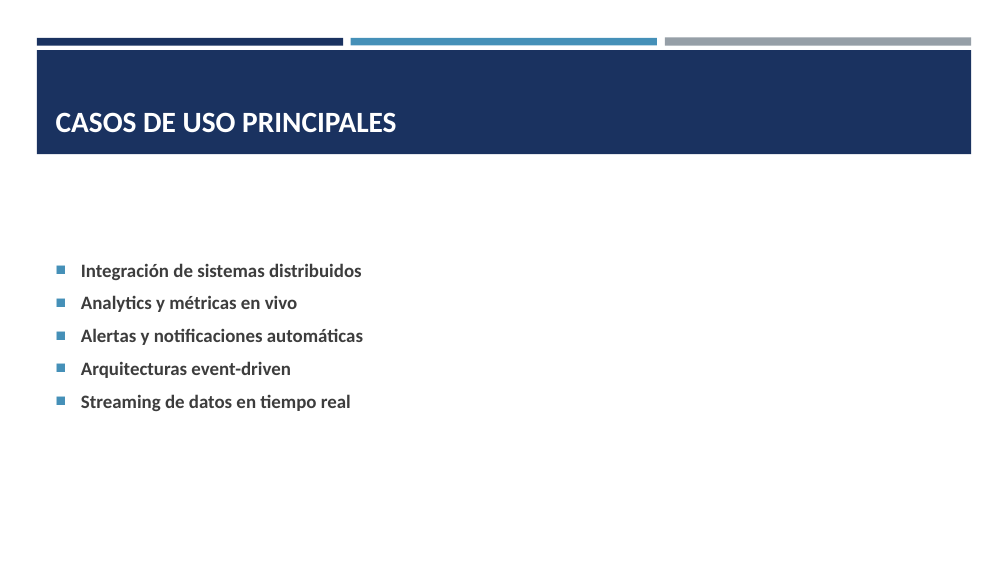
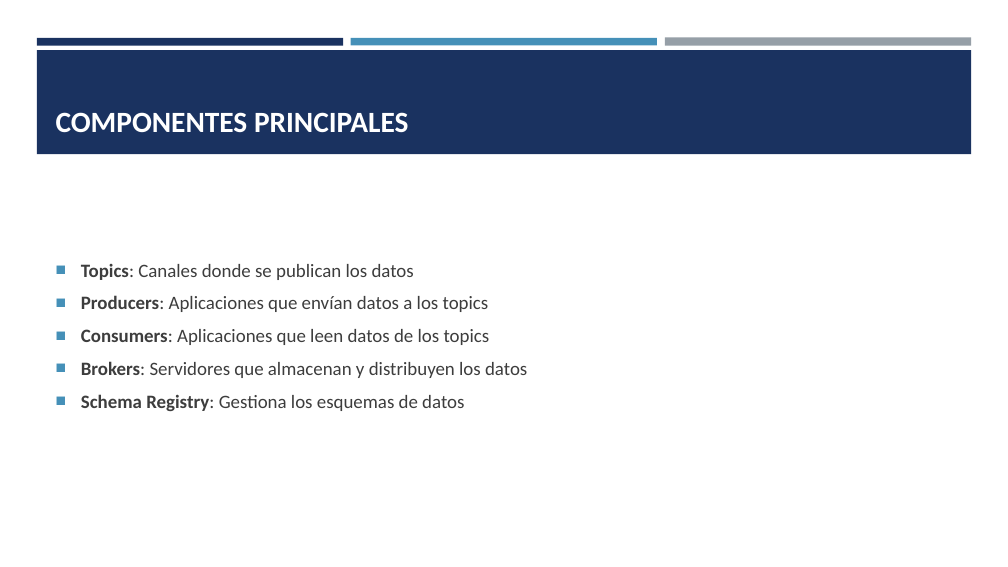
Before and after one commit to VictorSanchezS/AWS-Confluent, a slide deck: slide 3 of Confluent cloud - aws.pptx. Drawn at 1008x567 pixels with LibreOffice and Linux fonts; fonts in the diff are those of the drawing. Boxes give left, top, right and bottom in pixels: in the first picture for what was removed or moved away, otherwise in the second. Text is boxed around its words. In the diff, an @@ line names an element or a change of style, - is before the commit and + after.

```diff
--- a/Confluent cloud - aws.pptx
+++ b/Confluent cloud - aws.pptx
@@ title at bbox=[56, 112, 408, 133]: text changed @@
-CASOS DE USO PRINCIPALES
+COMPONENTES PRINCIPALES
@@ text at bbox=[81, 264, 527, 411]: text changed; bold off @@
-■ Integración de sistemas distribuidos
-■ Analytics y métricas en vivo
-■ Alertas y notificaciones automáticas
-■ Arquitecturas event-driven
-■ Streaming de datos en tiempo real
+■ Topics: Canales donde se publican los datos
+■ Producers: Aplicaciones que envían datos a los topics
+■ Consumers: Aplicaciones que leen datos de los topics
+■ Brokers: Servidores que almacenan y distribuyen los datos
+■ Schema Registry: Gestiona los esquemas de datos
```
Also in this commit, not shown: 3 other slides changed, 3 slides added, 1 other file.
